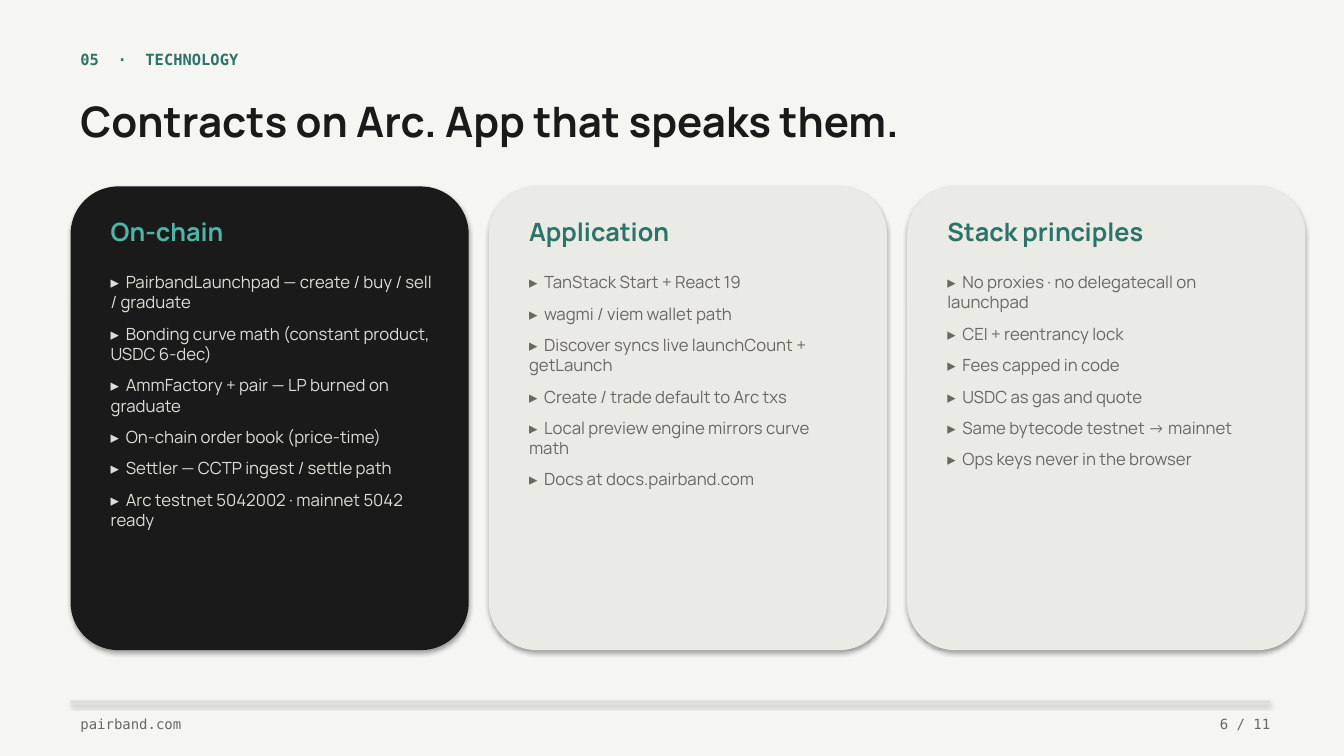
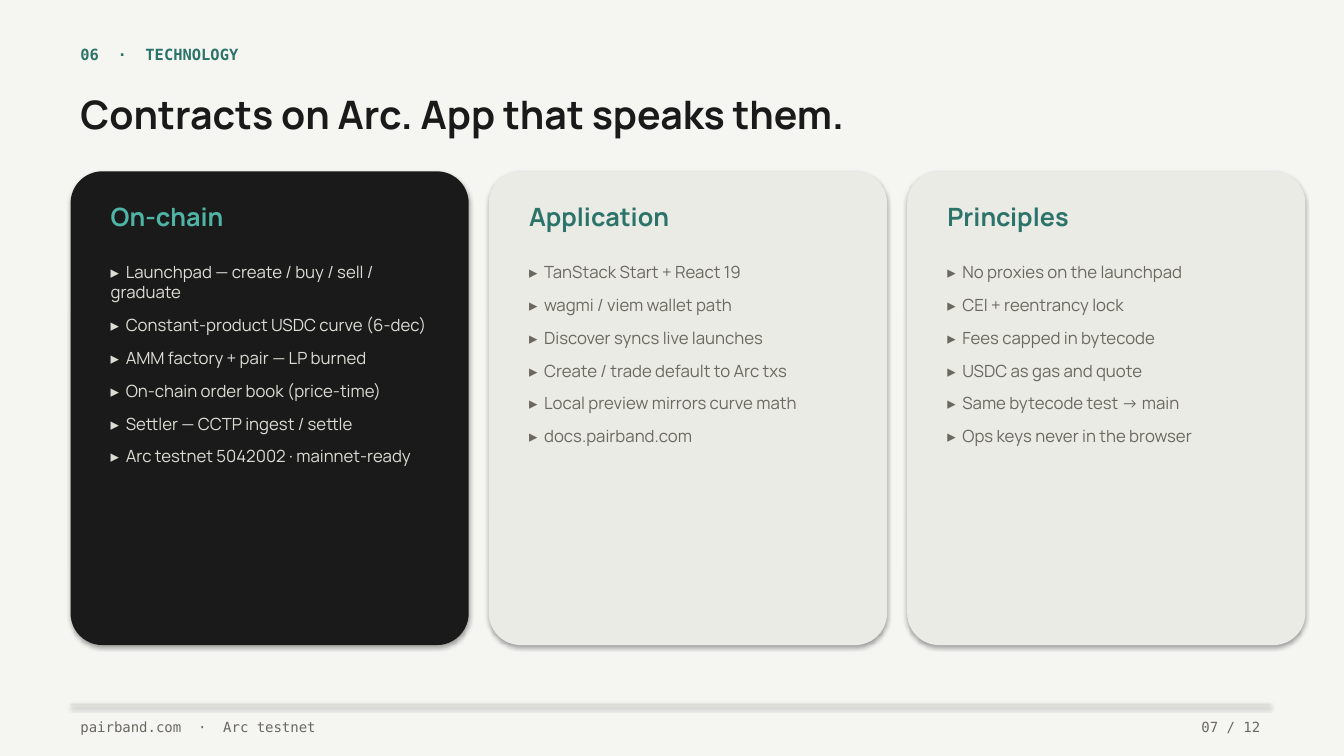
Before and after one commit to kunaldrall29/pairband-reimagine, a slide deck: slide 7 of docs/pitch/Pairband-Pitch-Deck.pptx (slide 6 before the commit). Drawn at 1344x756 pixels with LibreOffice and Linux fonts; fonts in the diff are those of the drawing. Boxes give left, top, right and bottom in pixels: in the first picture for what was removed or moved away, otherwise in the second. Text is boxed around its words. In the diff, an @@ line names an element or a change of style, - is before the commit and + after.

```diff
--- a/docs/pitch/Pairband-Pitch-Deck.pptx
+++ b/docs/pitch/Pairband-Pitch-Deck.pptx
@@ text at [80,48,238,60]: text changed @@
-05 · TECHNOLOGY
+06 · TECHNOLOGY
@@ text "Contracts on Arc. App that ..." at [80,100,845,139]: size 30 to 28 pt; less space between paragraphs @@
@@ rounded rectangle: place and size @@
-rounded rectangle at [71,187,469,650]
+rounded rectangle at [71,171,469,645]
@@ proportions changed in 3 elements at [71,171,469,645], [907,171,1306,645], [489,171,887,645] @@
@@ rounded rectangle: place and size @@
-rounded rectangle at [489,187,887,650]
+rounded rectangle at [489,171,887,645]
@@ rounded rectangle: place and size @@
-rounded rectangle at [907,187,1306,650]
+rounded rectangle at [907,171,1306,645]
@@ text "On-chain": place and size @@
-text "On-chain" at [111,222,224,242]
+text "On-chain" at [111,207,224,227]
@@ text "On-chain" at [111,207,224,227]: less space between paragraphs @@
@@ text "Application": place and size @@
-text "Application" at [529,222,669,247]
+text "Application" at [529,207,669,232]
@@ text "Application" at [529,207,669,232]: less space between paragraphs @@
@@ text at [947,207,1068,232]: text changed @@
-Stack principles
+Principles
@@ 3 texts: place and size @@
-3 texts at [111,275,1232,530]
+3 texts at [111,265,1192,466]
@@ text at [111,265,426,368]: text changed @@
-▸ PairbandLaunchpad — create / buy / sell / graduate
-▸ Bonding curve math (constant product, USDC 6-dec)
-▸ AmmFactory + pair — LP burned on graduate
+▸ Launchpad — create / buy / sell / graduate
+▸ Constant-product USDC curve (6-dec)
+▸ AMM factory + pair — LP burned
@@ text at [544,265,787,377]: more space between paragraphs @@
@@ text at [962,265,1183,282]: text changed @@
-▸ No proxies · no delegatecall on launchpad
+▸ No proxies on the launchpad
@@ text at [962,298,1192,446]: more space between paragraphs @@
@@ text at [544,331,763,348]: text changed @@
-▸ Discover syncs live launchCount + getLaunch
+▸ Discover syncs live launches
@@ text at [962,332,1155,348]: text changed @@
-▸ Fees capped in code
+▸ Fees capped in bytecode
@@ text at [126,383,381,401]: more space between paragraphs @@
@@ text at [126,417,411,466]: text changed @@
-▸ Settler — CCTP ingest / settle path
-▸ Arc testnet 5042002 · mainnet 5042 ready
+▸ Settler — CCTP ingest / settle
+▸ Arc testnet 5042002 · mainnet-ready
@@ text at [544,397,796,446]: text changed @@
-▸ Local preview engine mirrors curve math
-▸ Docs at docs.pairband.com
+▸ Local preview mirrors curve math
+▸ docs.pairband.com
@@ text at [962,397,1179,413]: text changed @@
-▸ Same bytecode testnet → mainnet
+▸ Same bytecode test → main
@@ text removed at [1220,718,1270,729] @@
-6 / 11
@@ text at [80,721,316,735]: text changed @@
-pairband.com
+pairband.com · Arc testnet
@@ text added at [1201,721,1260,732], 10 pt, text #6B6860 @@
+07 / 12
```
Also in this commit, not shown: 9 other slides changed, 2 slides added, 1 slide removed, 1 other file.
